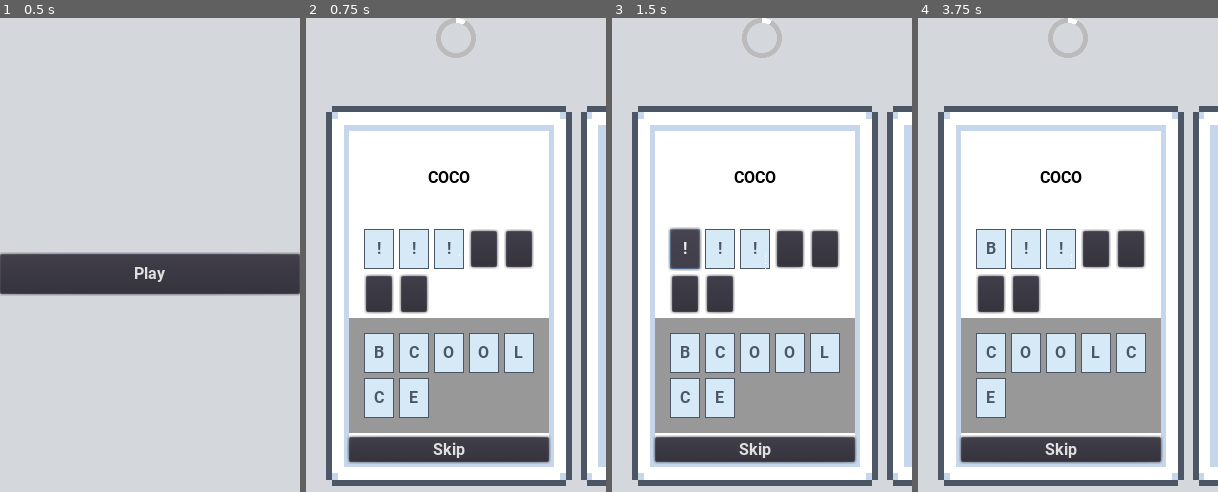
Above: before the commit, frames 1-4 (left to right).
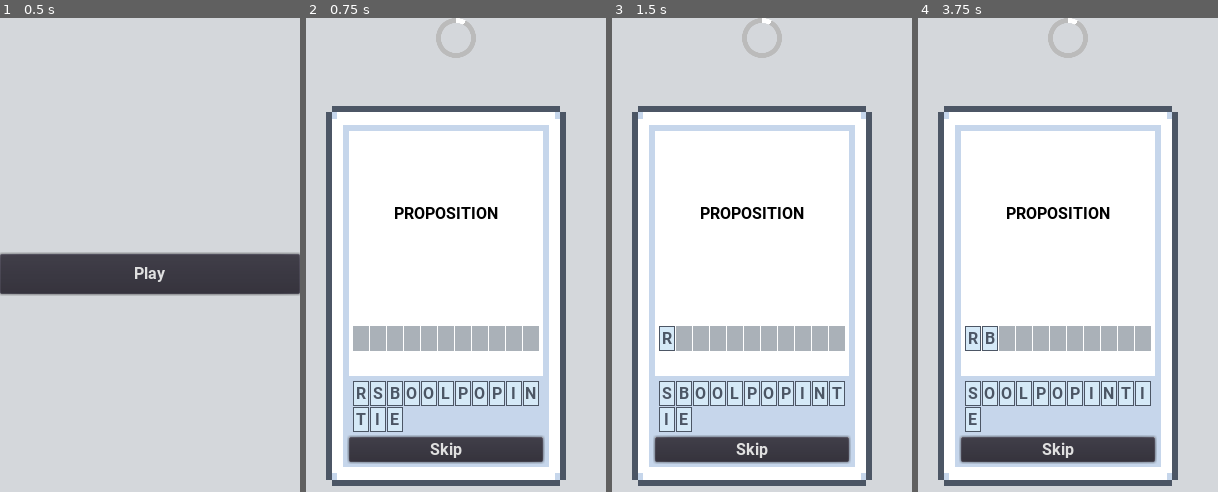
Above: after the commit, the same moments.

Repository: LoneDespair/comsci-card_game
Game: Godot game, scene res://src/main/main.tscn
Same seed, same stepped clock (60 frames per second), same inputs: the game is played once before the commit and once after it.
Inputs (mouse positions are in pixels of both pictures, inside the frame that each line leads up to):
- Up to frame 1 (0.5 s): no input
- Up to frame 2 (0.75 s): click "Play" at 0.5 s
- Up to frame 3 (1.5 s): click "!" (after the commit: "R") at 1.25 s
- Up to frame 4 (3.75 s): click (1026, 250) at 2 s, where only the run before the commit has a clickable "!"; click (1062, 250) at 2.75 s, where only the run before the commit has a clickable "!"; click "B" at 3.5 s

Frame 1 is identical in both runs. In frame 2, 33% of the frame differs, in the area x 10-100%, y 18-99%; in frame 3, 33%; in frame 4, 33%.

Commit message:
fixed card looks

Diff:
--- a/src/card/card.tscn
+++ b/src/card/card.tscn
@@ -1,17 +1,17 @@
-[gd_scene load_steps=8 format=2]
+[gd_scene load_steps=7 format=2]
 
 [ext_resource path="res://src/card/initiator.gd" type="Script" id=1]
 [ext_resource path="res://src/card/answer_logic.gd" type="Script" id=2]
-[ext_resource path="res://src/card/letter.tscn" type="PackedScene" id=3]
 [ext_resource path="res://src/card/letter_logic.gd" type="Script" id=4]
 [ext_resource path="res://src/card/selection_logic.gd" type="Script" id=5]
 [ext_resource path="res://src/card/checker.gd" type="Script" id=6]
 
 [sub_resource type="StyleBoxFlat" id=4]
-content_margin_left = 15.0
-content_margin_right = 15.0
-content_margin_top = 15.0
-content_margin_bottom = 15.0
+content_margin_left = 0.0
+content_margin_right = 0.0
+content_margin_top = 5.0
+content_margin_bottom = 5.0
+bg_color = Color( 0.780392, 0.843137, 0.92549, 1 )
 
 [node name="card" type="Control"]
 anchor_left = 0.5
@@ -27,8 +27,15 @@
 size_flags_vertical = 6
 
 [node name="ui" type="PanelContainer" parent="."]
-anchor_right = 1.0
-anchor_bottom = 1.0
+anchor_left = 0.5
+anchor_top = 0.5
+anchor_right = 0.5
+anchor_bottom = 0.5
+margin_left = -120.0
+margin_top = -190.0
+margin_right = 120.0
+margin_bottom = 190.0
+rect_min_size = Vector2( 240, 380 )
 rect_pivot_offset = Vector2( 120, 190 )
 theme_type_variation = "FrontCard"
 
@@ -38,16 +45,17 @@
 margin_top = 24.0
 margin_right = 217.0
 margin_bottom = 356.0
+custom_constants/separation = 0
 
 [node name="VBoxContainer" type="VBoxContainer" parent="ui/content"]
 margin_right = 194.0
-margin_bottom = 269.0
+margin_bottom = 246.0
 size_flags_vertical = 3
 
 [node name="question" type="Label" parent="ui/content/VBoxContainer"]
 unique_name_in_owner = true
 margin_right = 194.0
-margin_bottom = 190.0
+margin_bottom = 167.0
 size_flags_vertical = 3
 custom_colors/font_color = Color( 0, 0, 0, 1 )
 text = "Question here"
@@ -56,62 +64,34 @@
 
 [node name="answer" type="GridContainer" parent="ui/content/VBoxContainer"]
 unique_name_in_owner = true
-margin_left = 47.0
-margin_top = 194.0
-margin_right = 147.0
-margin_bottom = 269.0
+margin_left = 97.0
+margin_top = 171.0
+margin_right = 97.0
+margin_bottom = 246.0
 rect_min_size = Vector2( 0, 75 )
 size_flags_horizontal = 6
-custom_constants/vseparation = 5
-custom_constants/hseparation = 5
-columns = 5
-
-[node name="letter" parent="ui/content/VBoxContainer/answer" instance=ExtResource( 3 )]
-anchor_left = 0.0
-anchor_top = 0.0
-anchor_right = 0.0
-anchor_bottom = 0.0
-margin_left = 0.0
-margin_top = 0.0
-margin_right = 30.0
-margin_bottom = 40.0
-
-[node name="letter2" parent="ui/content/VBoxContainer/answer" instance=ExtResource( 3 )]
-anchor_left = 0.0
-anchor_top = 0.0
-anchor_right = 0.0
-anchor_bottom = 0.0
-margin_left = 35.0
-margin_top = 0.0
-margin_right = 65.0
-margin_bottom = 40.0
-
-[node name="letter3" parent="ui/content/VBoxContainer/answer" instance=ExtResource( 3 )]
-anchor_left = 0.0
-anchor_top = 0.0
-anchor_right = 0.0
-anchor_bottom = 0.0
-margin_left = 70.0
-margin_top = 0.0
-margin_right = 100.0
-margin_bottom = 40.0
+custom_constants/vseparation = 1
+custom_constants/hseparation = 1
+columns = 11
 
 [node name="PanelContainer2" type="PanelContainer" parent="ui/content"]
-margin_top = 273.0
+margin_top = 246.0
 margin_right = 194.0
-margin_bottom = 303.0
+margin_bottom = 307.0
+rect_min_size = Vector2( 0, 61 )
 custom_styles/panel = SubResource( 4 )
 
 [node name="selection" type="GridContainer" parent="ui/content/PanelContainer2"]
 unique_name_in_owner = true
 margin_left = 97.0
-margin_top = 15.0
+margin_top = 30.0
 margin_right = 97.0
-margin_bottom = 15.0
+margin_bottom = 30.0
 size_flags_horizontal = 4
-custom_constants/vseparation = 5
-custom_constants/hseparation = 5
-columns = 5
+size_flags_vertical = 4
+custom_constants/vseparation = 1
+custom_constants/hseparation = 1
+columns = 11
 
 [node name="skip" type="Button" parent="ui/content"]
 unique_name_in_owner = true
--- a/src/card/holder.tscn
+++ b/src/card/holder.tscn
@@ -1,10 +1,15 @@
 [gd_scene format=2]
 
 [node name="holder" type="PanelContainer"]
-margin_left = 90.0
-margin_top = 17.0
-margin_right = 120.0
-margin_bottom = 57.0
-rect_min_size = Vector2( 30, 40 )
+anchor_left = 0.5
+anchor_top = 0.5
+anchor_right = 0.5
+anchor_bottom = 0.5
+margin_left = -7.5
+margin_top = -12.5
+margin_right = 7.5
+margin_bottom = 12.5
+rect_min_size = Vector2( 16, 25 )
 size_flags_horizontal = 0
 size_flags_vertical = 6
+theme_type_variation = "LetterHolder"
--- a/src/card/letter.tscn
+++ b/src/card/letter.tscn
@@ -5,11 +5,11 @@
 anchor_top = 0.5
 anchor_right = 0.5
 anchor_bottom = 0.5
-margin_left = -15.0
-margin_top = -20.0
-margin_right = 15.0
-margin_bottom = 20.0
-rect_min_size = Vector2( 30, 40 )
+margin_left = -10.0
+margin_top = -15.0
+margin_right = 5.0
+margin_bottom = 10.0
+rect_min_size = Vector2( 16, 25 )
 size_flags_horizontal = 0
 size_flags_vertical = 0
 theme_type_variation = "NeutralLetter"
--- a/src/main/default_theme.tres
+++ b/src/main/default_theme.tres
@@ -33,6 +33,10 @@
 [sub_resource type="StyleBoxFlat" id=8]
 bg_color = Color( 0.356863, 0.172549, 0.435294, 1 )
 
+[sub_resource type="StyleBoxFlat" id=13]
+bg_color = Color( 0.670588, 0.698039, 0.72549, 1 )
+border_color = Color( 0.301961, 0.341176, 0.4, 1 )
+
 [sub_resource type="StyleBoxFlat" id=12]
 bg_color = Color( 0.839216, 0.917647, 0.972549, 1 )
 border_width_left = 1
@@ -62,6 +66,8 @@
 LetterButton/base_type = "Button"
 LetterButton/colors/font_color = Color( 1, 1, 1, 1 )
 LetterButton/styles/normal = SubResource( 8 )
+LetterHolder/base_type = "PanelContainer"
+LetterHolder/styles/panel = SubResource( 13 )
 NeutralLetter/base_type = "Button"
 NeutralLetter/colors/font_color = Color( 0.301961, 0.341176, 0.4, 1 )
 NeutralLetter/styles/normal = SubResource( 12 )
--- a/src/play/initiator.gd
+++ b/src/play/initiator.gd
@@ -3,10 +3,11 @@
 const CARD_PCK := preload("../card/card.tscn")
 
 onready var deck := $"%deck"
+onready var fire := $"%fire"
 #onready var scroll := $"%scroll"
 
 var current_idx := -1
-var key_list := ["COCO", "DONUT", "JELLY", "CAKE"]
+var key_list := ["PROPOSITION"]#, "COCO", "DONUT", "JELLY", "CAKE"]
 
 
 func _ready() -> void:
@@ -35,7 +36,8 @@
 	if current_idx > -1:
 		deck.get_child(current_idx).get_node("initiator").set_front(false)
 
-	if current_idx < card_count:
+
+	if current_idx + 1 < card_count:
 		current_idx += 1
 		var card_scn := deck.get_child(current_idx) as Control
 		card_scn.get_node("initiator").set_front(true)
@@ -48,4 +50,5 @@
 
 
 func correct() -> void:
+	fire.emitting = true
 	next()
--- a/src/play/play.tscn
+++ b/src/play/play.tscn
@@ -1,11 +1,11 @@
-[gd_scene load_steps=12 format=2]
+[gd_scene load_steps=11 format=2]
 
 [ext_resource path="res://src/play/initiator.gd" type="Script" id=1]
 [ext_resource path="res://src/play/circular_progress.png" type="Texture" id=2]
 
 [sub_resource type="Gradient" id=4]
-offsets = PoolRealArray( 0, 0.987893 )
-colors = PoolColorArray( 0.994202, 1, 0.257813, 1, 1, 0, 0, 1 )
+offsets = PoolRealArray( 0, 0.815981, 0.987893 )
+colors = PoolColorArray( 0.994202, 1, 0.257813, 1, 1, 0.161572, 0, 1, 1, 0, 0, 0 )
 
 [sub_resource type="GradientTexture" id=5]
 gradient = SubResource( 4 )
@@ -28,27 +28,21 @@
 
 [sub_resource type="ParticlesMaterial" id=10]
 emission_shape = 1
-emission_sphere_radius = 2.0
+emission_sphere_radius = 9.56
 flag_disable_z = true
 spread = 180.0
 gravity = Vector3( 0, 0, 0 )
-initial_velocity = 100.0
+initial_velocity = 200.0
 initial_velocity_random = 0.5
 orbit_velocity = 0.0
 orbit_velocity_random = 0.0
 linear_accel = 100.0
 linear_accel_random = 0.2
 linear_accel_curve = SubResource( 7 )
-scale = 2.0
+scale = 4.0
 scale_random = 1.0
 scale_curve = SubResource( 9 )
 color_ramp = SubResource( 5 )
-
-[sub_resource type="ParticlesMaterial" id=11]
-flag_disable_z = true
-gravity = Vector3( 0, 98, 0 )
-orbit_velocity = 0.0
-orbit_velocity_random = 0.0
 
 [sub_resource type="StyleBoxFlat" id=3]
 
@@ -112,17 +106,15 @@
 valign = 1
 
 [node name="fire" type="Particles2D" parent="content/Control"]
+unique_name_in_owner = true
 position = Vector2( 154, 192 )
 emitting = false
-amount = 250
-lifetime = 0.5
+amount = 350
+lifetime = 0.7
 one_shot = true
 explosiveness = 0.4
+visibility_rect = Rect2( -150, -150, 300, 300 )
 process_material = SubResource( 10 )
-
-[node name="Particles2D" type="Particles2D" parent="content/Control/fire"]
-amount = 10
-process_material = SubResource( 11 )
 
 [node name="PanelContainer" type="PanelContainer" parent="content"]
 visible = false
Not shown: 1 places in src/main/default_theme.tres that only renumber resources
